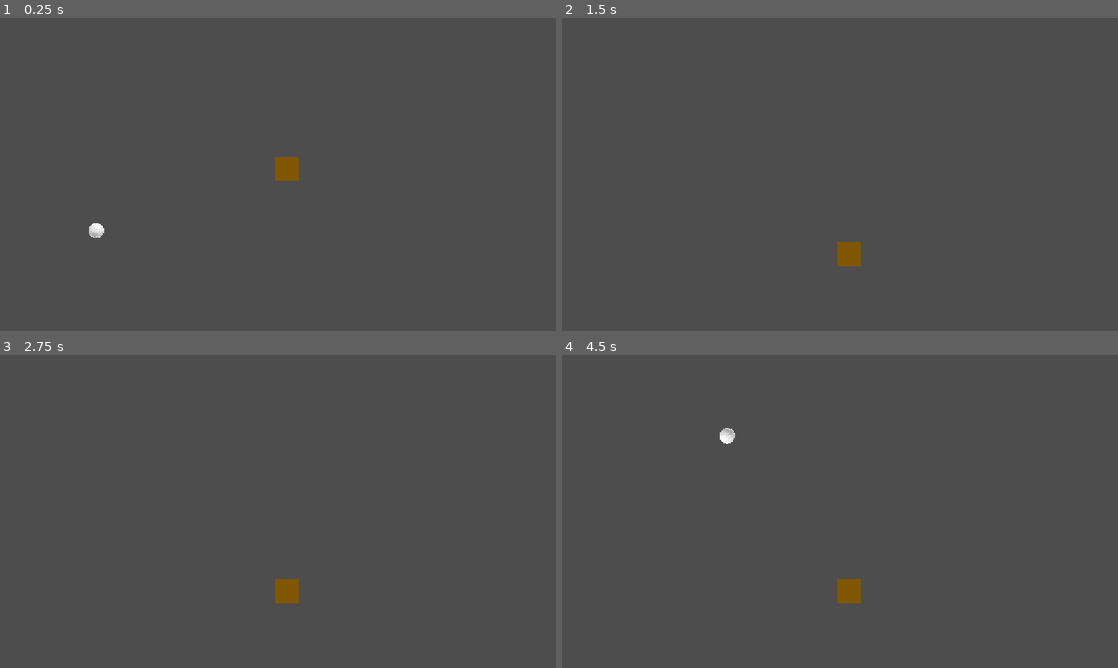
Above: before the commit, frames 1-4 (two rows, left to right).
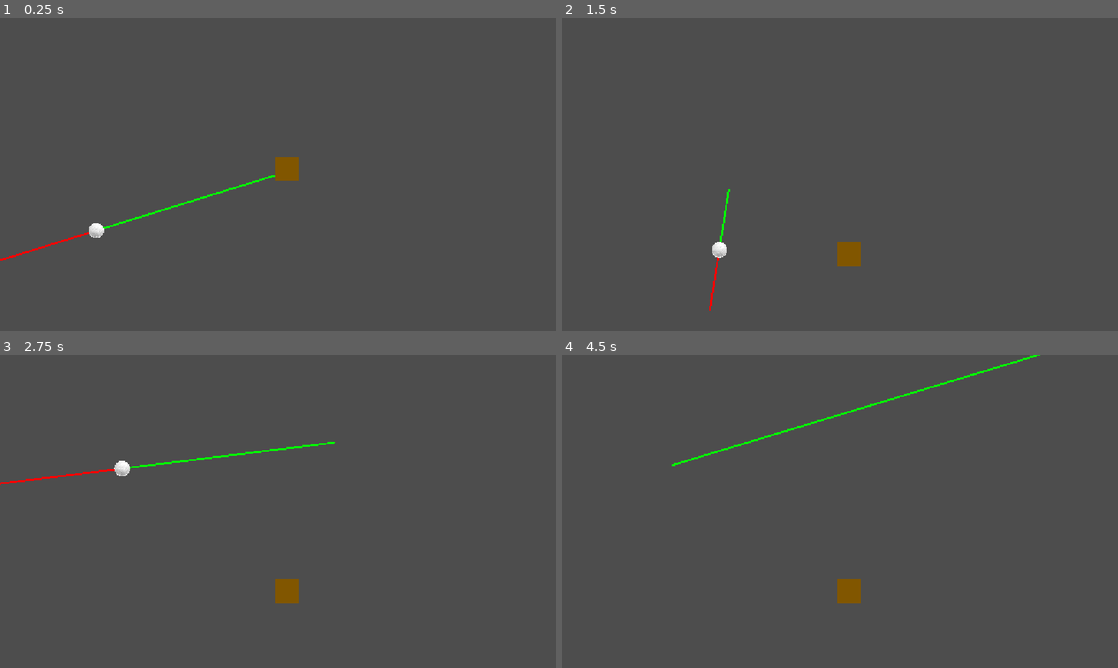
Above: after the commit, the same moments.

Repository: EshanDoes/haven-golf
Game: Godot game, scene res://scenes/levels/test.tscn
Same seed, same stepped clock (60 frames per second), same inputs: the game is played once before the commit and once after it. The project has no main scene, so this scene is started directly.
Inputs (mouse positions are in pixels of both pictures, inside the frame that each line leads up to):
- Up to frame 1 (0.25 s): no input
- Up to frame 2 (1.5 s): tap Enter at 0.5 s; move the mouse to (962, 158) at 0.52 s; press the mouse at (962, 158) at 0.53 s; hold Right 0.53-1.28 s; move the mouse to (728, 190) at 1.27 s; release the mouse at (728, 190) at 1.28 s; hold Down from 1.28 s (still down); click (728, 190) at 1.35 s
- Up to frame 3 (2.75 s): tap Space at 2 s; move the mouse to (333, 442) at 2.02 s; release Down at 2.03 s; press the mouse at (333, 442) at 2.03 s; hold Right from 2.03 s (still down); tap Alt at 2.1 s
- Up to frame 4 (4.5 s): move the mouse to (812, 574) at 2.77 s; release Right at 2.78 s; release the mouse at (812, 574) at 2.78 s; hold Up 2.78-3.53 s; tap Shift at 2.85 s; click (812, 574) at 3.05 s; move the mouse to (1006, 558) at 3.52 s; press the mouse at (1006, 558) at 3.53 s; hold Left from 3.53 s (still down); move the mouse to (673, 464) at 4.27 s; release the mouse at (673, 464) at 4.28 s; click (673, 464) at 4.35 s

The runs differ from the first frame. In frame 1, 0.3% of the frame differs, in the area x 0-50%, y 50-78%; in frame 2, 0.2%; in frame 3, 0.5%; in frame 4, 0.5%, in the area x 19-86%, y 0-36%.

Commit message:
Added launch indicator

Diff:
--- a/scenes/player_objects/ball.tscn
+++ b/scenes/player_objects/ball.tscn
@@ -11,8 +11,23 @@
 
 [node name="Ball" type="RigidBody2D" unique_id=987841902]
 physics_material_override = SubResource("PhysicsMaterial_4kxuq")
+lock_rotation = true
 script = ExtResource("1_4ttig")
 launch_force = 4.0
+
+[node name="Launch Preview" type="Line2D" parent="." unique_id=1622742435]
+points = PackedVector2Array(0, 0, 155, 106)
+width = 8.0
+default_color = Color(1, 0, 0, 1)
+end_cap_mode = 2
+sharp_limit = 0.0
+
+[node name="Mouse Preview" type="Line2D" parent="." unique_id=1216027407]
+points = PackedVector2Array(0, 0, 155, 106)
+width = 8.0
+default_color = Color(0, 1, 0, 1)
+end_cap_mode = 2
+sharp_limit = 0.0
 
 [node name="Sprite2D" type="Sprite2D" parent="." unique_id=523630210]
 scale = Vector2(0.04, 0.04)
--- a/scripts/ball.gd
+++ b/scripts/ball.gd
@@ -2,6 +2,10 @@
 
 # The launch force of the ball (I'd say edit this in the ball scene instead of in the code)
 @export var launch_force = 1.0
+# Get the nodes for the launch preview and mouse preview, which can be seen in the ball scene
+@onready var launch_preview = $"Launch Preview"
+@onready var mouse_preview = $"Mouse Preview"
+var mouse_pos = Vector2(0, 0)
 
 # Called when the node enters the scene tree for the first time.
 func _ready() -> void:
@@ -10,11 +14,12 @@
 
 # Called every frame. 'delta' is the elapsed time since the previous frame.
 func _physics_process(delta):
-	pass
+	# Get the position from the mouse (simple enhough)
+	mouse_pos = get_global_mouse_position()
+	launch_preview.set_point_position(1, position - mouse_pos)
+	mouse_preview.set_point_position(1, mouse_pos - position)
 
 func _input(event):
 	if event.is_action_pressed("click"):
-		# Get the position from the mouse (simple enhough)
-		var mouse_pos = get_global_mouse_position()
 		# Launch the ball in a direction based off the mouse position and launch force
 		apply_central_impulse((position - mouse_pos) * launch_force)
